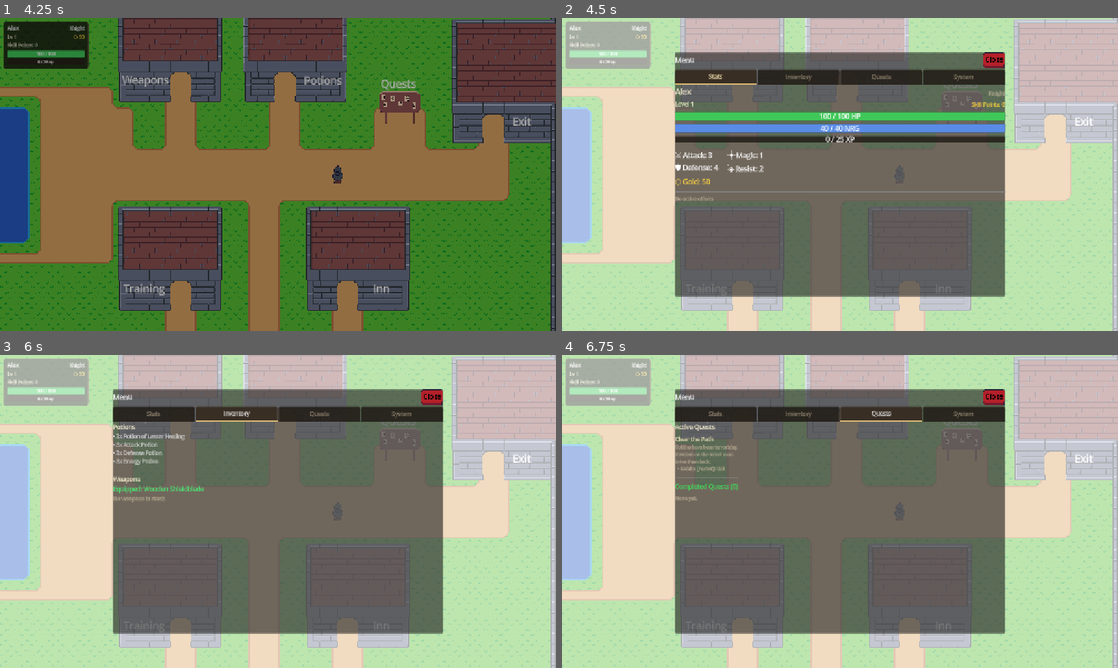
Above: before the commit, frames 1-4 (two rows, left to right).
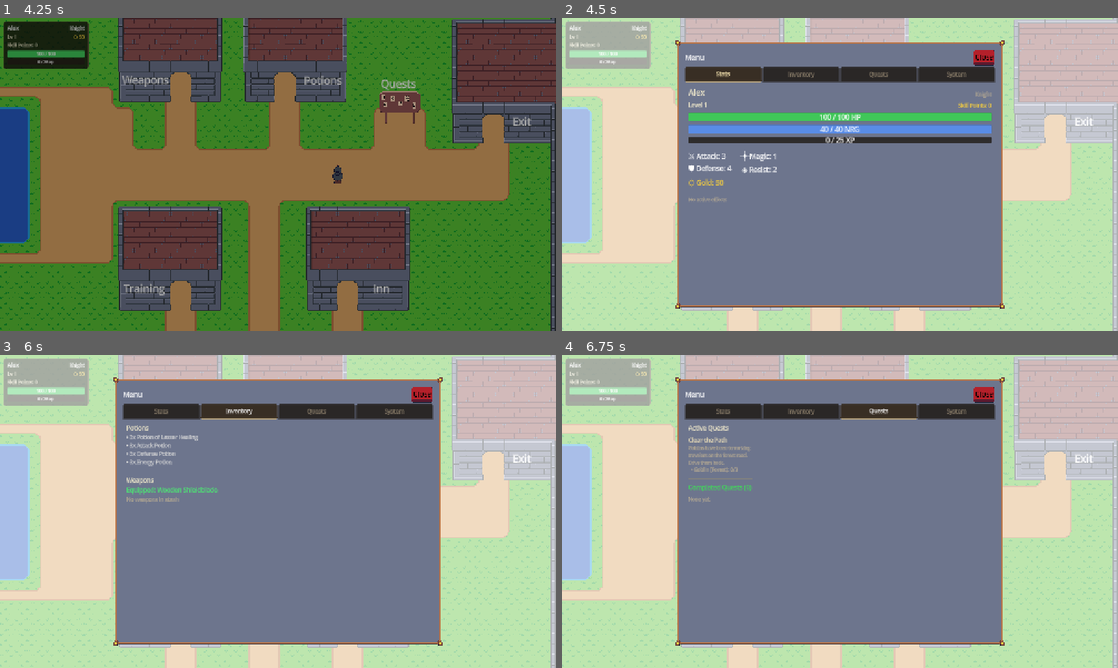
Above: after the commit, the same moments.

Repository: navtges3/PixelValley
Game: Godot game, scene res://scenes/ui/screens/main_menu_screen.tscn
Two runs of this game, one before a commit and one after it. Both use one fixed random seed, a clock stepped at 60 frames per second and the inputs below. Sound files missing from this copy of the repository are replaced by a short silence.
Inputs (mouse positions are in pixels of both pictures, inside the frame that each line leads up to):
- Up to frame 1 (4.25 s): click "New Game" at 0.5 s; click (305, 215) at 1.27 s; type "Alex" at 1.35 s; click (216, 146) at 2.02 s; click "Create Hero" at 2.75 s; click "Empty Slot" at 3.5 s
- Up to frame 2 (4.5 s): hold Right (ui_right) from 4.28 s (still down); hold Tab (open_hud) from 4.28 s (still down)
- Up to frame 3 (6 s): release Right (ui_right) at 5 s; release Tab (open_hud) at 5 s; click "Stats" at 5 s; click "Inventory" at 5.75 s
- Up to frame 4 (6.75 s): click "Quests" at 6.5 s

Frame 1 is identical in both runs. In frame 2, 45% of the frame differs, in the area x 20-80%, y 7-93%; in frame 3, 48%; in frame 4, 48%.

Commit message:
feat: Refactor game HUD structure and enhance inventory panel with equip button functionality

Diff:
--- a/scenes/ui/hud/game_hud.tscn
+++ b/scenes/ui/hud/game_hud.tscn
@@ -1,6 +1,7 @@
 [gd_scene format=3 uid="uid://dub7dt66aucti"]
 
 [ext_resource type="Script" uid="uid://bldcyb8gkj6iv" path="res://scripts/ui/hud/game_hud.gd" id="1_uhlhu"]
+[ext_resource type="Theme" uid="uid://dq41s7i7v61gk" path="res://resources/ui/backgrounds/background_panel.tres" id="2_hb3v3"]
 [ext_resource type="Theme" uid="uid://130ubmqd1h3b" path="res://resources/ui/button_themes/regular/red_button.tres" id="2_q2qrq"]
 [ext_resource type="PackedScene" uid="uid://cg6a2qtqguwoy" path="res://scenes/ui/hud/panels/stats_panel.tscn" id="3_b1c7m"]
 [ext_resource type="PackedScene" uid="uid://brfqhf60i2qju" path="res://scenes/ui/hud/panels/inventory_panel.tscn" id="4_au6ik"]
@@ -31,46 +32,61 @@
 offset_bottom = 280.0
 grow_horizontal = 2
 grow_vertical = 2
+theme = ExtResource("2_hb3v3")
 
-[node name="VBox" type="VBoxContainer" parent="Panel" unique_id=210640722]
+[node name="MarginContainer" type="MarginContainer" parent="Panel" unique_id=1976397029]
+layout_mode = 2
+theme_override_constants/margin_left = 8
+theme_override_constants/margin_top = 8
+theme_override_constants/margin_right = 8
+theme_override_constants/margin_bottom = 8
+
+[node name="VBox" type="VBoxContainer" parent="Panel/MarginContainer" unique_id=210640722]
 layout_mode = 2
 
-[node name="TitleRow" type="HBoxContainer" parent="Panel/VBox" unique_id=1197605517]
+[node name="TitleRow" type="HBoxContainer" parent="Panel/MarginContainer/VBox" unique_id=1197605517]
 layout_mode = 2
 
-[node name="TitleLabel" type="Label" parent="Panel/VBox/TitleRow" unique_id=342444960]
+[node name="TitleLabel" type="Label" parent="Panel/MarginContainer/VBox/TitleRow" unique_id=342444960]
 layout_mode = 2
 size_flags_horizontal = 3
 text = "Menu"
 
-[node name="CloseButton" type="Button" parent="Panel/VBox/TitleRow" unique_id=236587981]
+[node name="CloseButton" type="Button" parent="Panel/MarginContainer/VBox/TitleRow" unique_id=236587981]
 layout_mode = 2
 theme = ExtResource("2_q2qrq")
 text = "Close"
 
-[node name="TabBar" type="HBoxContainer" parent="Panel/VBox" unique_id=1274017641]
+[node name="TabBar" type="HBoxContainer" parent="Panel/MarginContainer/VBox" unique_id=1274017641]
 custom_minimum_size = Vector2(0, 34)
 layout_mode = 2
 theme_override_constants/separation = 2
 
-[node name="ContentArea" type="Control" parent="Panel/VBox" unique_id=408898365]
+[node name="MarginContainer" type="MarginContainer" parent="Panel/MarginContainer/VBox" unique_id=1679137219]
+layout_mode = 2
+theme_override_constants/margin_left = 8
+theme_override_constants/margin_top = 8
+theme_override_constants/margin_right = 8
+theme_override_constants/margin_bottom = 8
+
+[node name="ContentArea" type="Control" parent="Panel/MarginContainer/VBox/MarginContainer" unique_id=408898365]
 custom_minimum_size = Vector2(0, 480)
 layout_mode = 2
 size_flags_vertical = 3
 
-[node name="StatsPanel" parent="Panel/VBox/ContentArea" unique_id=1483468948 instance=ExtResource("3_b1c7m")]
+[node name="StatsPanel" parent="Panel/MarginContainer/VBox/MarginContainer/ContentArea" unique_id=1483468948 instance=ExtResource("3_b1c7m")]
 layout_mode = 1
 
-[node name="InventoryPanel" parent="Panel/VBox/ContentArea" unique_id=1848494753 instance=ExtResource("4_au6ik")]
+[node name="InventoryPanel" parent="Panel/MarginContainer/VBox/MarginContainer/ContentArea" unique_id=1848494753 instance=ExtResource("4_au6ik")]
 visible = false
 layout_mode = 1
 
-[node name="QuestsPanel" parent="Panel/VBox/ContentArea" unique_id=713236950 instance=ExtResource("5_hb3v3")]
+[node name="QuestsPanel" parent="Panel/MarginContainer/VBox/MarginContainer/ContentArea" unique_id=713236950 instance=ExtResource("5_hb3v3")]
 visible = false
 layout_mode = 1
 
-[node name="SystemPanel" parent="Panel/VBox/ContentArea" unique_id=1762561739 instance=ExtResource("6_fde6m")]
+[node name="SystemPanel" parent="Panel/MarginContainer/VBox/MarginContainer/ContentArea" unique_id=1762561739 instance=ExtResource("6_fde6m")]
 visible = false
 layout_mode = 1
 
-[connection signal="pressed" from="Panel/VBox/TitleRow/CloseButton" to="." method="hide_hud"]
+[connection signal="pressed" from="Panel/MarginContainer/VBox/TitleRow/CloseButton" to="." method="hide_hud"]
--- a/scripts/ui/hud/game_hud.gd
+++ b/scripts/ui/hud/game_hud.gd
@@ -16,21 +16,21 @@
 }
 
 const PANELS_BY_TAB := {
-	Tab.STATS: "StatsPanel",
+	Tab.STATS:     "StatsPanel",
 	Tab.INVENTORY: "InventoryPanel",
-	Tab.QUESTS: "QuestsPanel",
-	Tab.SYSTEM: "SystemPanel",
+	Tab.QUESTS:    "QuestsPanel",
+	Tab.SYSTEM:    "SystemPanel",
 }
 
 @onready var overlay: ColorRect = $Overlay
 @onready var panel: PanelContainer = $Panel
-@onready var tab_bar: HBoxContainer = $Panel/VBox/TabBar
-@onready var content_area: Control = $Panel/VBox/ContentArea
+@onready var tab_bar: HBoxContainer = $Panel/MarginContainer/VBox/TabBar
+@onready var content_area: Control = $Panel/MarginContainer/VBox/MarginContainer/ContentArea
 
-@onready var stats_panel: Control = $Panel/VBox/ContentArea/StatsPanel
-@onready var inventory_panel: Control = $Panel/VBox/ContentArea/InventoryPanel
-@onready var quests_panel: Control = $Panel/VBox/ContentArea/QuestsPanel
-@onready var system_panel: Control = $Panel/VBox/ContentArea/SystemPanel
+@onready var stats_panel: StatsPanel = $Panel/MarginContainer/VBox/MarginContainer/ContentArea/StatsPanel
+@onready var inventory_panel: InventoryPanel = $Panel/MarginContainer/VBox/MarginContainer/ContentArea/InventoryPanel
+@onready var quests_panel: QuestsPanel = $Panel/MarginContainer/VBox/MarginContainer/ContentArea/QuestsPanel
+@onready var system_panel: SystemPanel = $Panel/MarginContainer/VBox/MarginContainer/ContentArea/SystemPanel
 
 var _is_open: bool = false
 var _current_tab: Tab = Tab.STATS
--- a/scripts/ui/hud/panels/inventory_panel.gd
+++ b/scripts/ui/hud/panels/inventory_panel.gd
@@ -1,5 +1,7 @@
 extends Control
 class_name InventoryPanel
+
+signal weapon_equipped(weapon_id: String)
 
 @onready var potions_list: VBoxContainer = $ScrollContainer/VBox/PotionsSection/PotionsList
 @onready var equipped_label: Label = $ScrollContainer/VBox/WeaponsSection/EquippedLabel
@@ -47,29 +49,42 @@
 func _refresh_weapons(hero: Hero) -> void:
 	for child in weapons_list.get_children():
 		child.queue_free()
-
 	var equipped := hero.inventory.equipped_weapon
 	if equipped:
 		equipped_label.text = "Equipped: %s" % equipped.name
 		equipped_label.add_theme_color_override("font_color", COLOR_EQUIPPED)
-		var tip := equipped._to_string()
-		equipped_label.tooltip_text = tip
+		equipped_label.tooltip_text = equipped._to_string()
 	else:
 		equipped_label.text = "Equipped: None"
 		equipped_label.add_theme_color_override("font_color", COLOR_SUBTEXT)
-
 	if hero.inventory.weapon_stash.is_empty():
 		weapons_list.add_child(_make_label("No weapons in stash", COLOR_SUBTEXT))
 		return
-
 	for weapon_id in hero.inventory.weapon_stash:
 		var weapon := ItemLoader.get_item(weapon_id) as Weapon
 		if weapon == null:
 			continue
 		var color := _rarity_color(weapon.rarity)
+		var row := HBoxContainer.new()
 		var lbl := _make_label("• %s  [%s]" % [weapon.name, Item.rarity_to_string(weapon.rarity)], color)
+		lbl.size_flags_horizontal = Control.SIZE_EXPAND_FILL
 		lbl.tooltip_text = weapon._to_string()
-		weapons_list.add_child(lbl)
+		row.add_child(lbl)
+		var btn := _make_equip_button(weapon_id)
+		row.add_child(btn)
+		weapons_list.add_child(row)
+
+func _make_equip_button(weapon_id: String) -> Button:
+	var btn := Button.new()
+	btn.text = "Equip"
+	btn.add_theme_font_size_override("font_size", 11)
+	# Capture weapon_id in the closure; refresh reruns the whole panel after equipping.
+	btn.pressed.connect(func() -> void:
+		GameState.hero.inventory.equip_weapon(weapon_id)
+		weapon_equipped.emit(weapon_id)
+		refresh()
+	)
+	return btn
 
 func _rarity_color(rarity: Item.Rarity) -> Color:
 	match rarity:
